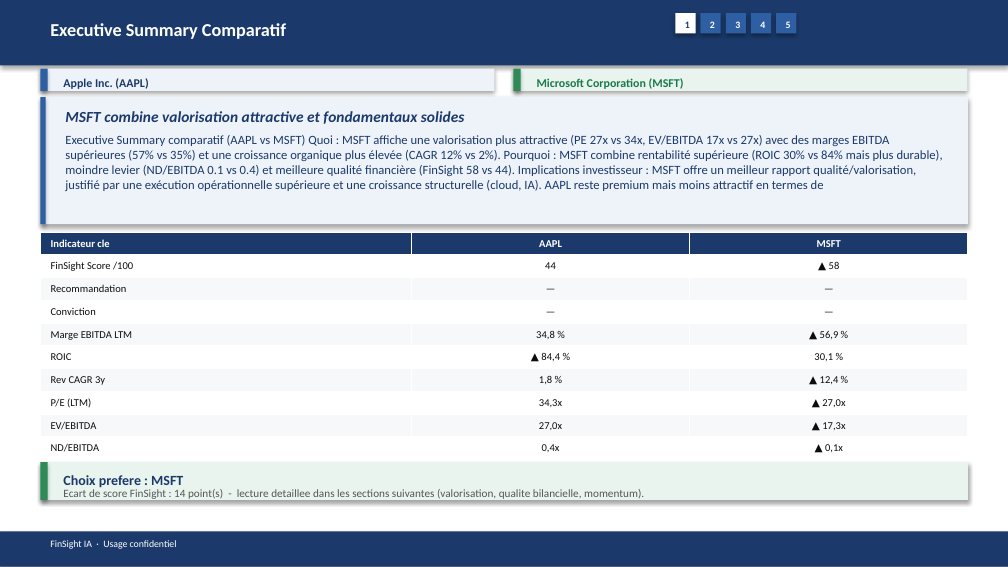
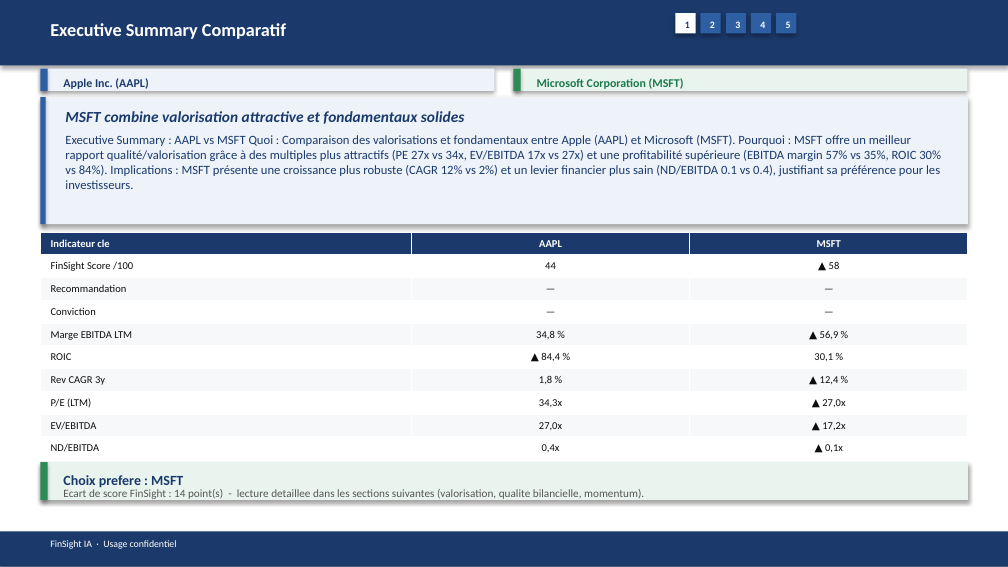
Before and after one commit to baptistejeh07-art/finsight-ia, a slide deck: slide 2 of preview/AAPL_vs_MSFT/AAPL_vs_MSFT_comparison.pptx. Drawn at 1008x567 pixels with LibreOffice and Linux fonts; fonts in the diff are those of the drawing. Boxes give left, top, right and bottom in pixels: in the first picture for what was removed or moved away, otherwise in the second. Text is boxed around its words. In the diff, an @@ line names an element or a change of style, - is before the commit and + after.

Commit message:
chore(preview): comparatif AAPL_vs_MSFT outputs

```diff
--- a/preview/AAPL_vs_MSFT/AAPL_vs_MSFT_comparison.pptx
+++ b/preview/AAPL_vs_MSFT/AAPL_vs_MSFT_comparison.pptx
@@ text at (65, 135, 941, 189): text changed @@
-Executive Summary comparatif (AAPL vs MSFT) Quoi : MSFT affiche une valorisation plus attractive (PE 27x vs 34x, EV/EBITDA 17x vs 27x) avec des marges EBITDA supérieures (57% vs 35%) et une croissance organique plus élevée (CAGR 12% vs 2%). Pourquoi : MSFT combine rentabilité supérieure (ROIC 30% vs 84% mais plus durable), moindre levier (ND/EBITDA 0.1 vs 0.4) et meilleure qualité financière (FinSight 58 vs 44). Implications investisseur : MSFT offre un meilleur rapport qualité/valorisation, justifié par une exécution opérationnelle supérieure et une croissance structurelle (cloud, IA). AAPL reste premium mais moins attractif en termes de
+Executive Summary : AAPL vs MSFT Quoi : Comparaison des valorisations et fondamentaux entre Apple (AAPL) et Microsoft (MSFT). Pourquoi : MSFT offre un meilleur rapport qualité/valorisation grâce à des multiples plus attractifs (PE 27x vs 34x, EV/EBITDA 17x vs 27x) et une profitabilité supérieure (EBITDA margin 57% vs 35%, ROIC 30% vs 84%). Implications : MSFT présente une croissance plus robuste (CAGR 12% vs 2%) et un levier financier plus sain (ND/EBITDA 0.1 vs 0.4), justifiant sa préférence pour les investisseurs.
@@ table at (40, 232, 968, 456) @@
-row 9, column 3: ▲ 17,3x
+row 9, column 3: ▲ 17,2x
```
Also in this commit, not shown: 12 other slides changed, 3 other files.
